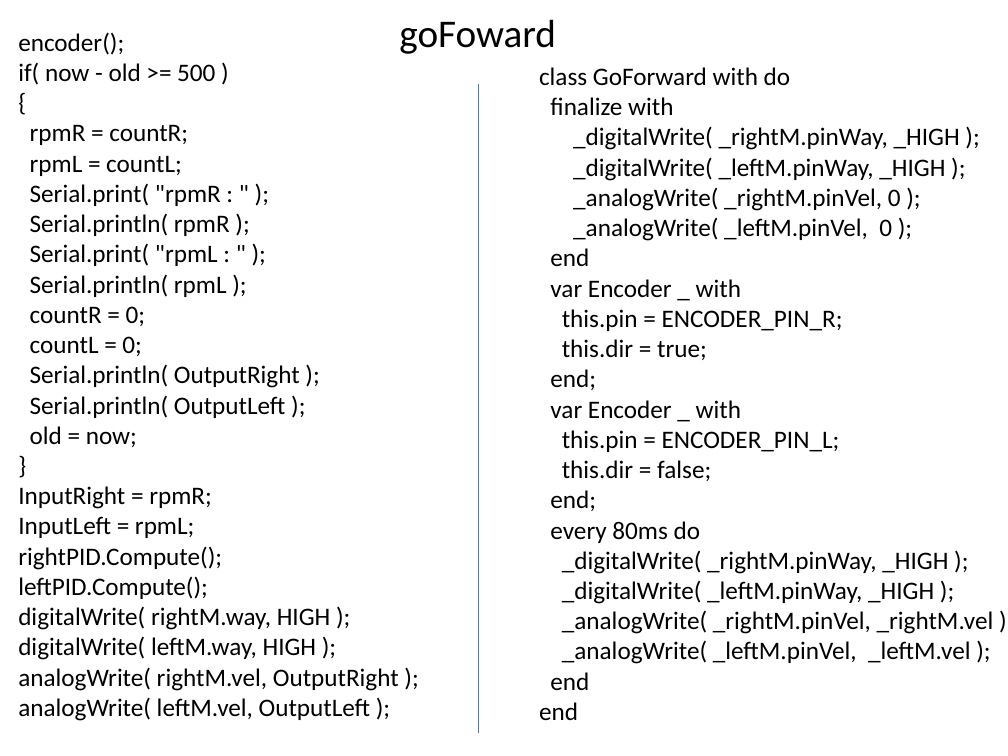
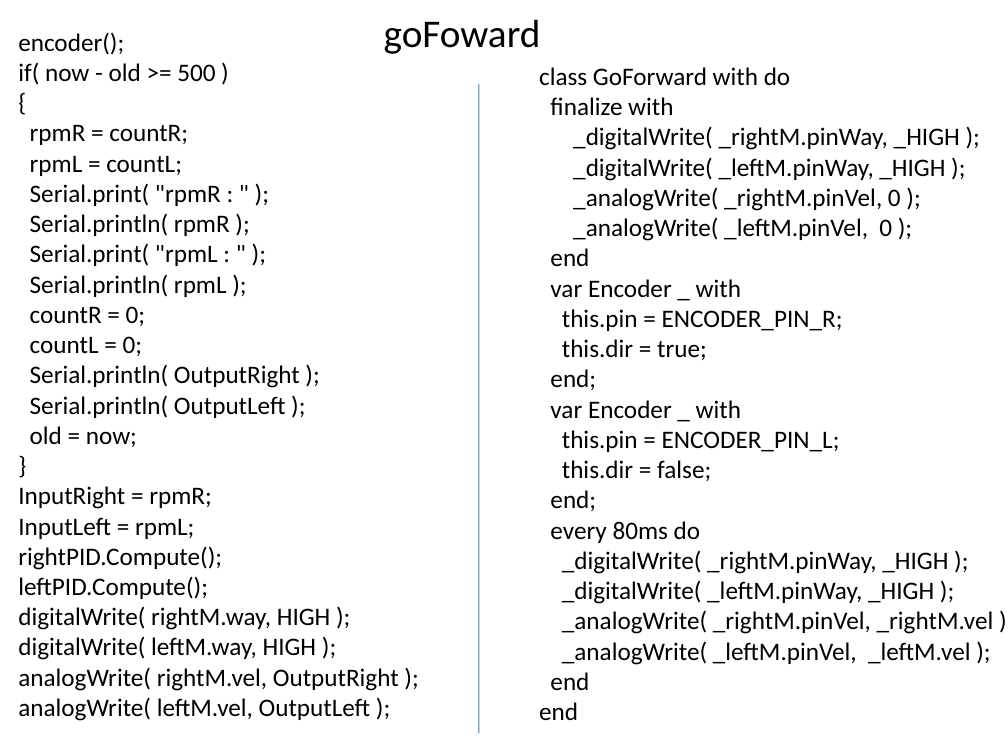
Before and after one commit to HandelSM/C-u-arduino, a slide deck: slide 5 of Céu vs C.pptx. Drawn at 1008x756 pixels with LibreOffice and Linux fonts; fonts in the diff are those of the drawing. Boxes give left, top, right and bottom in pixels: in the first picture for what was removed or moved away, otherwise in the second. Text is boxed around its words. In the diff, an @@ line names an element or a change of style, - is before the commit and + after.

```diff
--- a/Céu vs C.pptx
+++ b/Céu vs C.pptx
@@ text "goFoward": place and size @@
-text "goFoward" at bbox=[399, 19, 556, 54]
+text "goFoward" at bbox=[384, 19, 541, 54]
@@ line (479, 84) - (479, 734): stroke #4B7EBC 0.75 pt to #4A7EBB 0.75 pt @@
```
Also in this commit, not shown: 5 other slides changed.
